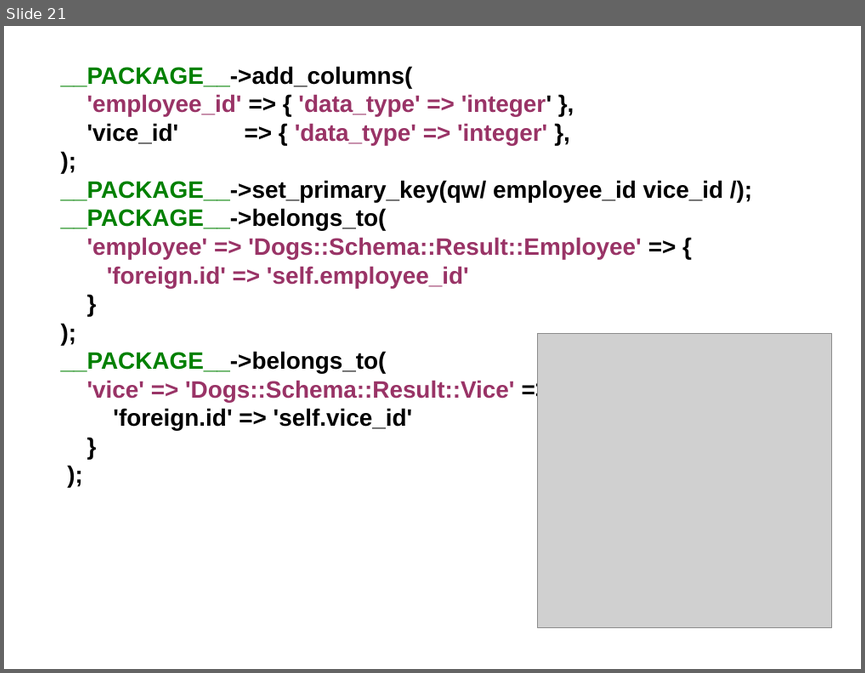
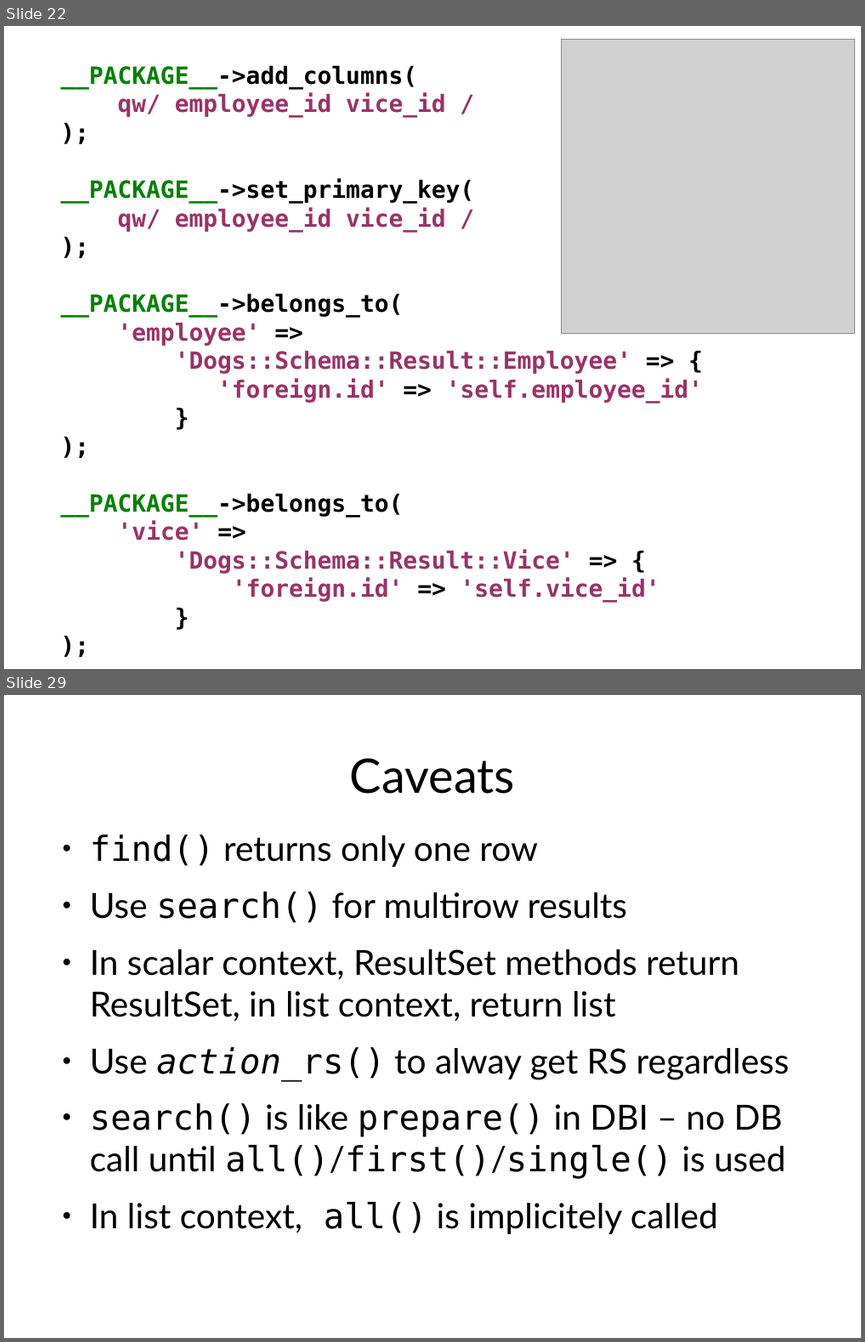
Before and after one commit to erezschatz/Presentation, a slide deck: dbix-class.odp. Shown one above the other, each under a label of ours: slide 21 before the commit, slides 22 and 29 after it; the slides between them are not shown. The pictures are 865x673 and 865x1342 pixels, drawn with LibreOffice and Linux fonts; fonts in the diff are those of the drawing; grey boxes stand for pictures. Boxes give left, top, right and bottom in pixels: in the first picture for what was removed or moved away, otherwise in the second. Text is boxed around its words. In the diff, an @@ line names an element or a change of style, - is before the commit and + after.

```diff
--- a/dbix-class.odp
+++ b/dbix-class.odp
@@ slide 29 added at (x1=4, y1=695, x2=861, y2=1338), background #FFFFFF @@
@@ title added at (x1=350, y1=758, x2=515, y2=794), 44 pt, text #000000 @@
+Caveats
@@ text added at (x1=90, y1=834, x2=789, y2=1234), 32 pt, text #000000 @@
+● find() returns only one row
+● Use search() for multirow results
+● In scalar context, ResultSet methods return ResultSet, in list context, return list
+● Use action_rs() to alway get RS regardless
+● search() is like prepare() in DBI – no DB call until all()/first()/single() is used
+● In list context, all() is implicitely called
@@ what was slide 21 is now slide 22 @@
@@ slide 22 changed as well @@
@@ picture moved from (x1=537, y1=333, x2=831, y2=628) to (x1=562, y1=39, x2=856, y2=333) @@
@@ text at (x1=61, y1=65, x2=703, y2=601): font Arial to DejaVu Sans Mono in "__PACKAGE__->add_columns(", ");", "__PACKAGE__->belongs_to(", "'foreign.id' => 'self.employee_id'" and 6 more places; text colour #993366 to #000000 in "=>"; text colour #000000 to #993366 in "'foreign.id' 'self.vice_id'" @@
@@ text at (x1=118, y1=93, x2=445, y2=117): text changed; font Arial to DejaVu Sans Mono @@
-'employee_id' => { 'data_type' => 'integer' },
-'vice_id' => { 'data_type' => 'integer' },
+qw/ employee_id vice_id /
@@ text at (x1=61, y1=179, x2=475, y2=231): text changed; font Arial to DejaVu Sans Mono; text colour #000000 to #993366 @@
-__PACKAGE__->set_primary_key(qw/ employee_id vice_id /);
+__PACKAGE__->set_primary_key(
+qw/ employee_id vice_id /
+);
@@ text at (x1=118, y1=322, x2=631, y2=374): text changed; font Arial to DejaVu Sans Mono @@
-'employee' => 'Dogs::Schema::Result::Employee' => {
+'employee' =>
+'Dogs::Schema::Result::Employee' => {
@@ text at (x1=118, y1=521, x2=574, y2=573): text changed; font Arial to DejaVu Sans Mono @@
-'vice' => 'Dogs::Schema::Result::Vice' => {
+'vice' =>
+'Dogs::Schema::Result::Vice' => {
```
Also in this commit, not shown: 5 other slides changed, 9 other slides added, 2 other files.
